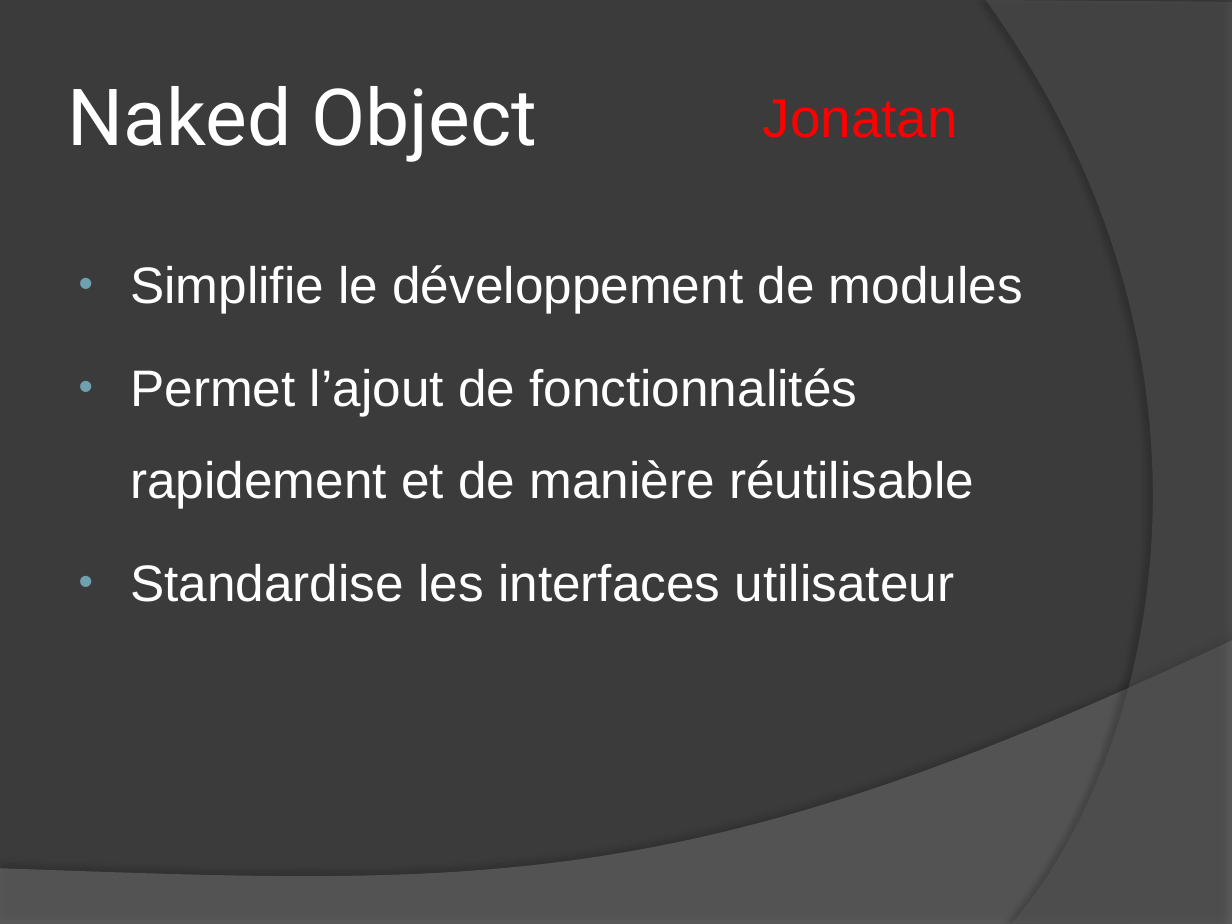
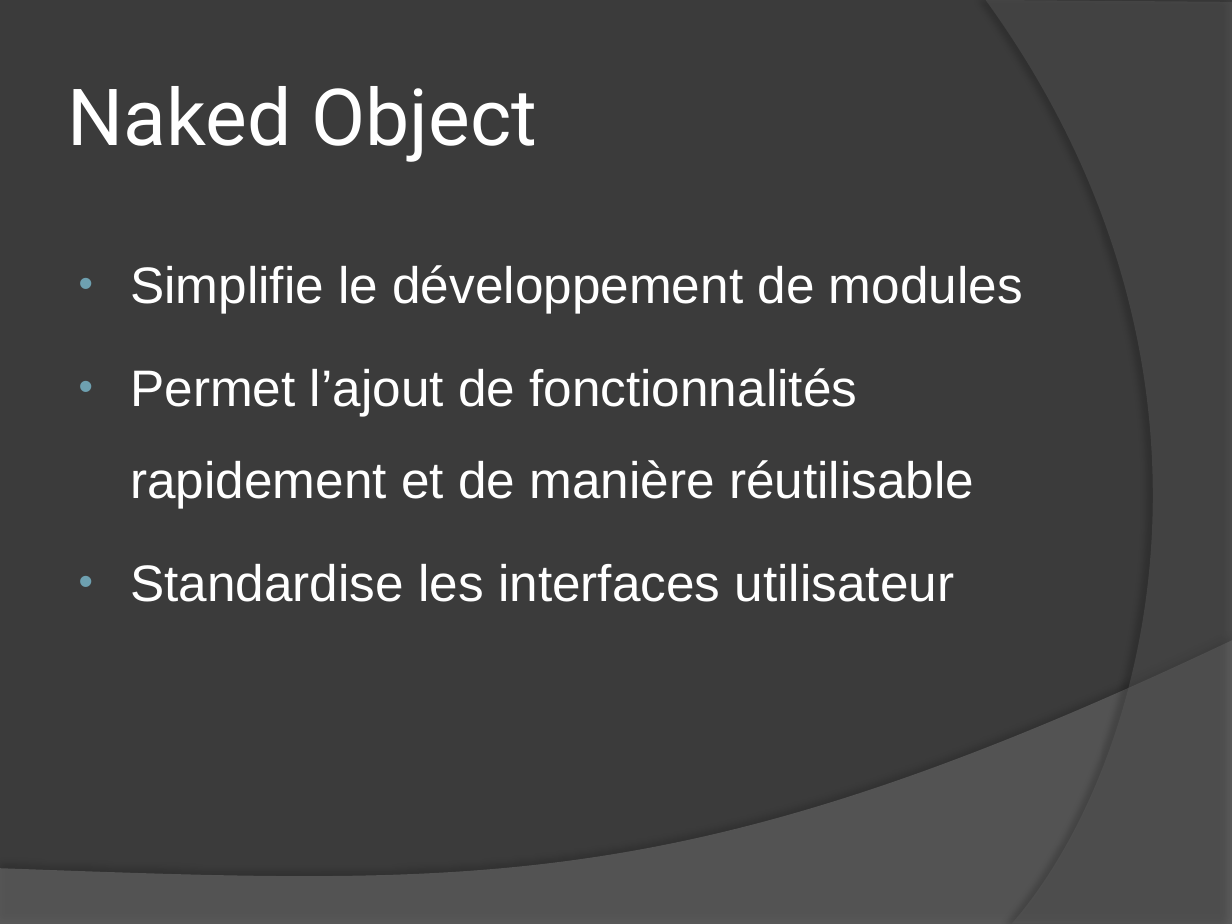
Before and after one commit to udovisdevoh/newtonerp, a slide deck: slide 6 of NewtonERP/Documentation/BeeERP_presentation.pptx. Drawn at 1232x924 pixels with LibreOffice and Linux fonts; fonts in the diff are those of the drawing. Boxes give left, top, right and bottom in pixels: in the first picture for what was removed or moved away, otherwise in the second. Text is boxed around its words. In the diff, an @@ line names an element or a change of style, - is before the commit and + after.

```diff
--- a/NewtonERP/Documentation/BeeERP_presentation.pptx
+++ b/NewtonERP/Documentation/BeeERP_presentation.pptx
@@ text removed at [763, 99, 958, 138] @@
-Jonatan
```
Also in this commit, not shown: 9 other slides changed.
